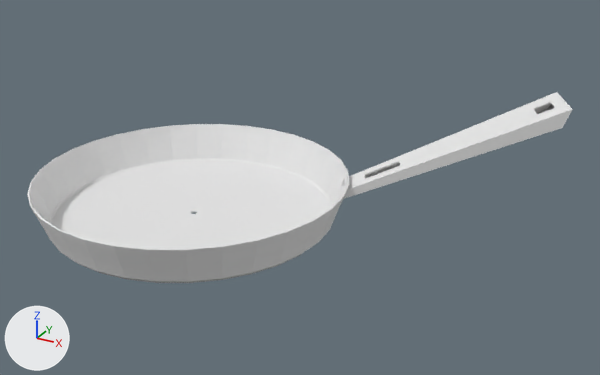
A saved change to the FBX model working/subahu/Pan/Pan.fbx.
Before and after are seen from a 50 mm camera at (3.12, -4.16, 2.48) aimed at (0.75, 0.15, 0.33). The lights are fixed; the arrows at lower left show +X, +Y and +Z. Where no turn or scale is listed for an object, it has been applied to the vertices. Vertices at the same position are counted once.

Names of what the first picture shows: 'Pan'.
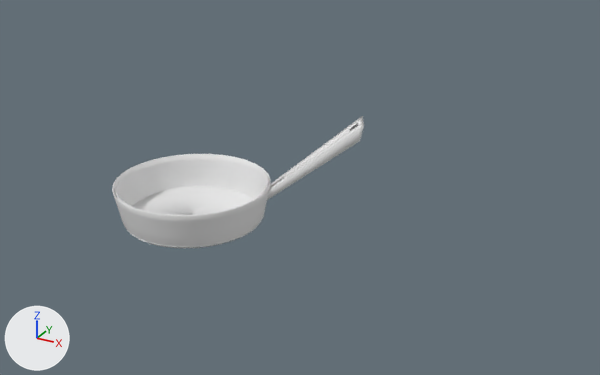
What differs and where, as boxes [x1, y1, x2, y2] in the pictures (600 x 375 px):
'Pan', reshaped, moved, rescaled (71% narrower, 51% shorter)
    before: [27, 92, 573, 283]
    after: [112, 154, 271, 248]
'PanInside', added
    after: [115, 155, 268, 215]
'Handle', added
    after: [267, 116, 364, 200]
part 1 of me_circle, deleted
    before: [340, 92, 573, 199]

Edits to the bpy script that builds the scene:
```text
Change me_circle:
    used by ob_pan; location = (0.0, 0.0, 0.031); rotation_euler = (0.0, 0.0, -3.142), in degrees (0, 0, -180)
    remove me_circle.from_pydata(...)  # 580 vertices, 618 faces; spans x -2.23..1.06, y -1.28..1.06, z 0.0..0.83
    add me_circle.from_pydata(...)  # 500 vertices, 524 faces; spans x -1.06..1.06, y -1.06..1.06, z 0.0..0.28
    me_circle part 1
    80 vertices are removed from x -2.23..-0.95, y -1.28..-0.44, z 0.21..0.83
    94 faces are deleted
Add me_circle_002:
    me_circle_002.from_pydata(...)  # 500 vertices, 524 faces; spans x -0.514..0.514, y -0.514..0.514, z 0.0..0.249
    me_circle_002.materials.append(mat_material_001)  # white #e7e7e7
Add me_circle_001:
    me_circle_001.from_pydata(...)  # 80 vertices, 78 faces; spans x 0.473..1.112, y 0.218..0.638, z 0.189..0.748
    me_circle_001.materials.append(mat_material_001)  # white #e7e7e7
Change ob_pan:
    ob_pan.location: (0.0, 0.0, 0.031) -> (0.0, 0.0, 0.012)
    ob_pan.scale: (1.0, 1.0, 1.0) -> (0.5, 0.5, 0.906)
Add ob_paninside:
    ob_paninside = bpy.data.objects.new('PanInside', me_circle_002)
    ob_paninside.location = (0.0, 0.0, 0.018)
Add ob_handle:
    ob_handle = bpy.data.objects.new('Handle', me_circle_001)
    ob_handle.location = (-0.059, -0.04, -0.032)
```
